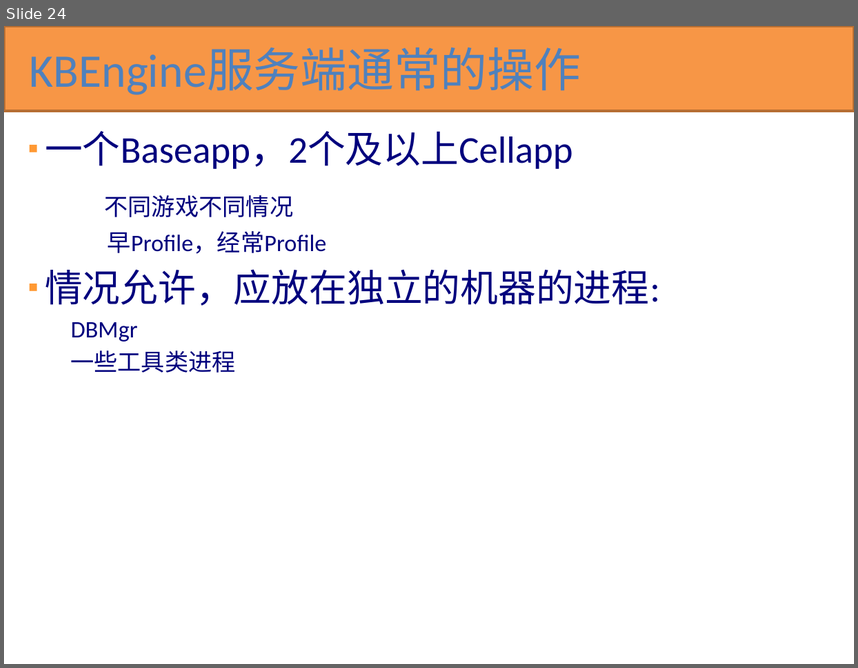
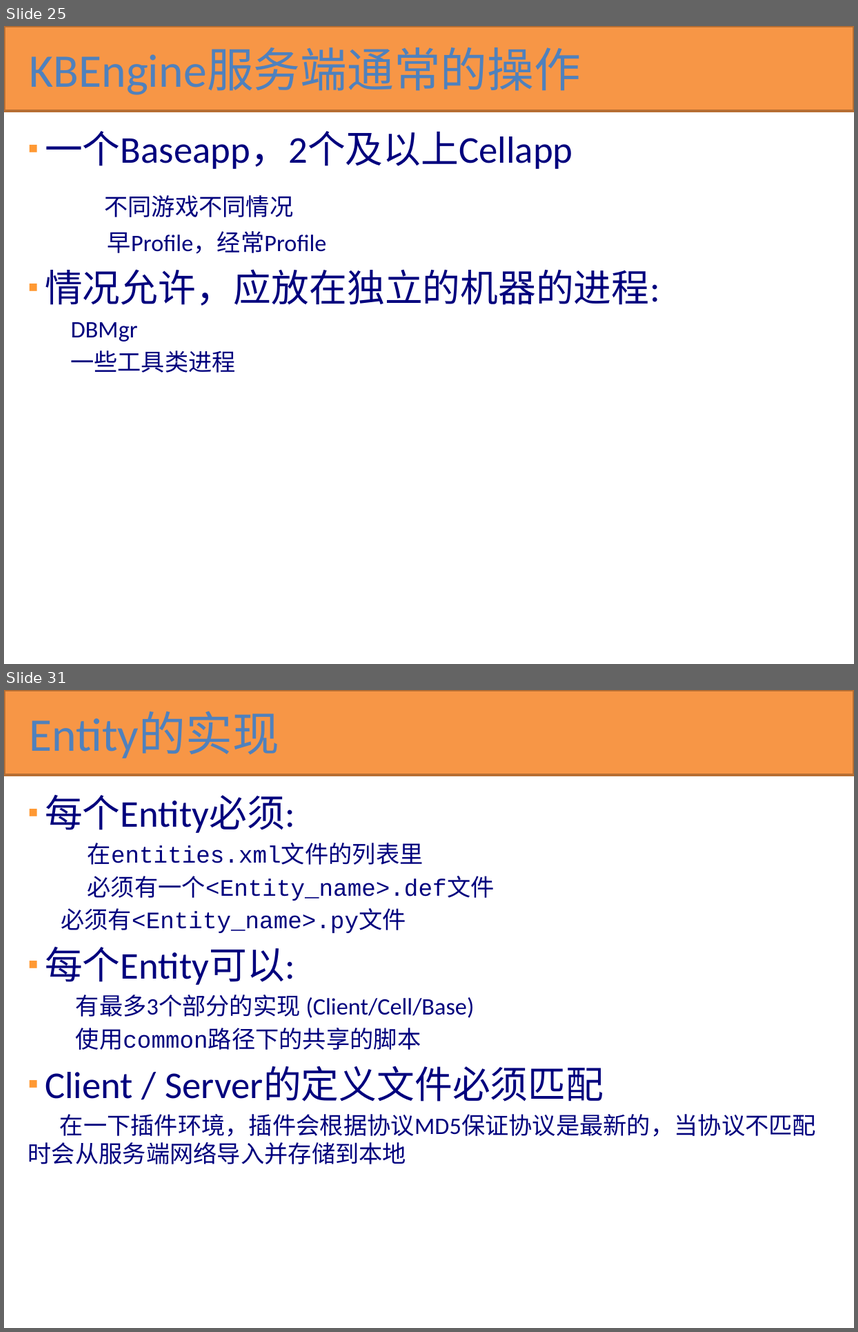
Before and after one commit to kbengine/kbengine_docs, a slide deck: KBEngine技术预览.pptx. Shown one above the other, each under a label of ours: slide 24 before the commit, slides 25 and 31 after it; the slides between them are not shown. The pictures are 858x668 and 858x1332 pixels, drawn with LibreOffice and Linux fonts; fonts in the diff are those of the drawing. Boxes give left, top, right and bottom in pixels: in the first picture for what was removed or moved away, otherwise in the second. Text is boxed around its words. In the diff, an @@ line names an element or a change of style, - is before the commit and + after.

```diff
--- a/KBEngine技术预览.pptx
+++ b/KBEngine技术预览.pptx
@@ slide 31 added at bbox=[4, 690, 854, 1328], background #FFFFFF @@
@@ rectangle added at bbox=[4, 690, 854, 775], fill #F79646, outline #B76F34 2 pt @@
@@ title added at bbox=[30, 712, 279, 758], 39.6 pt, text #4F81BD @@
+Entity的实现
@@ text added at bbox=[28, 795, 816, 1164], 20 pt, text #00007D @@
+▪ 每个Entity必须:
+  在entities.xml文件的列表里
+  必须有一个<Entity_name>.def文件
+  必须有<Entity_name>.py文件
+▪ 每个Entity可以:
+有最多3个部分的实现 (Client/Cell/Base)
+使用common路径下的共享的脚本
+▪ Client / Server的定义文件必须匹配
+在一下插件环境，插件会根据协议MD5保证协议是最新的，当协议不匹配时会从服务端网络导入并存储到本地
@@ what was slide 24 is now slide 25 @@
```
Also in this commit, not shown: 1 slide changed, 7 other slides added.
